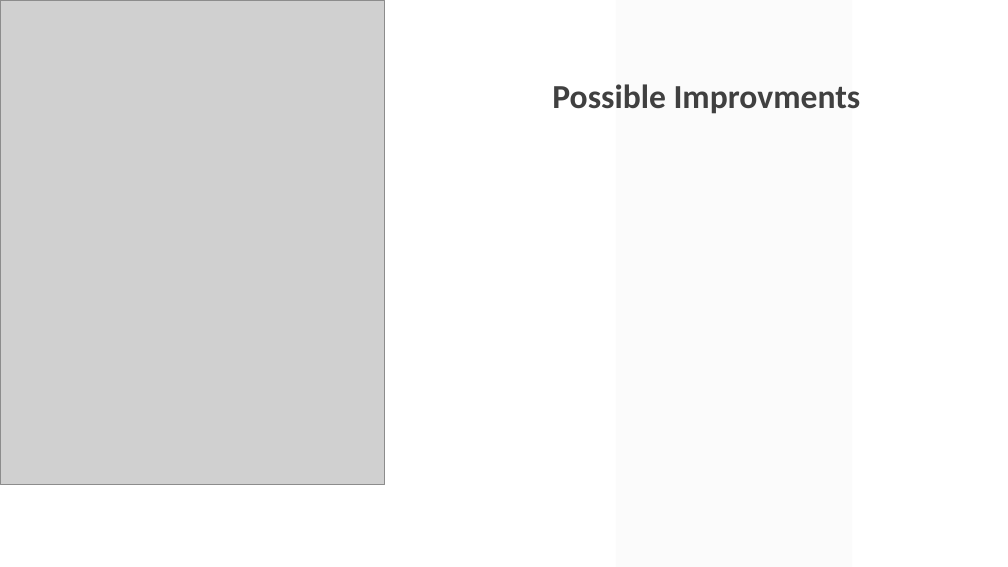
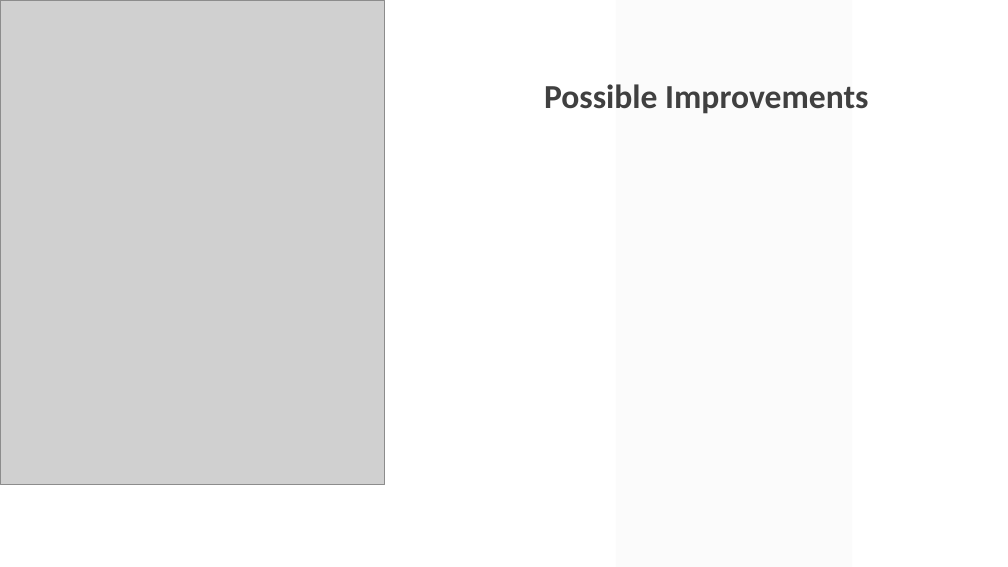
Before and after one commit to LourencoMelo/ISEP-EAPLI, a slide deck: slide 9 of eapli.base/docs/LAPR4 2021.pptx (slide 8 before the commit). Drawn at 1008x567 pixels with LibreOffice and Linux fonts; fonts in the diff are those of the drawing; grey boxes stand for pictures. Boxes give left, top, right and bottom in pixels: in the first picture for what was removed or moved away, otherwise in the second. Text is boxed around its words. In the diff, an @@ line names an element or a change of style, - is before the commit and + after.

```diff
--- a/eapli.base/docs/LAPR4 2021.pptx
+++ b/eapli.base/docs/LAPR4 2021.pptx
@@ text at (544, 84, 868, 114): text changed @@
-Possible Improvments
+Possible Improvements
```
Also in this commit, not shown: 2 other slides changed, 2 slides added, 17 slides removed.
